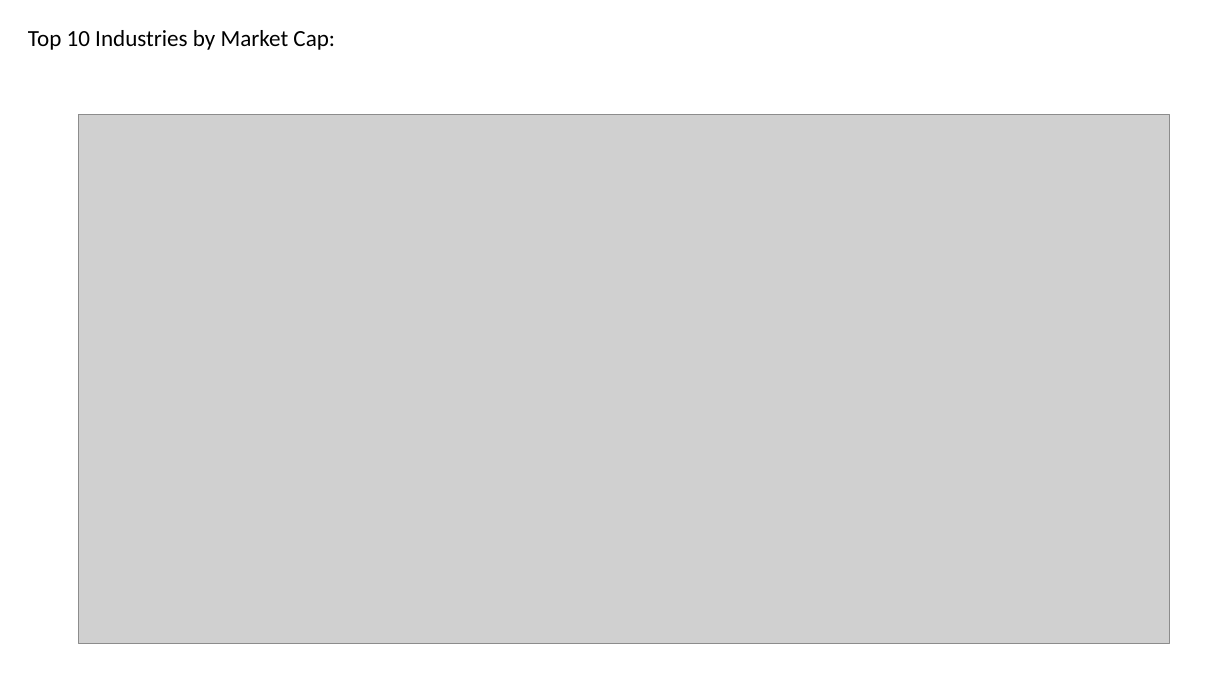
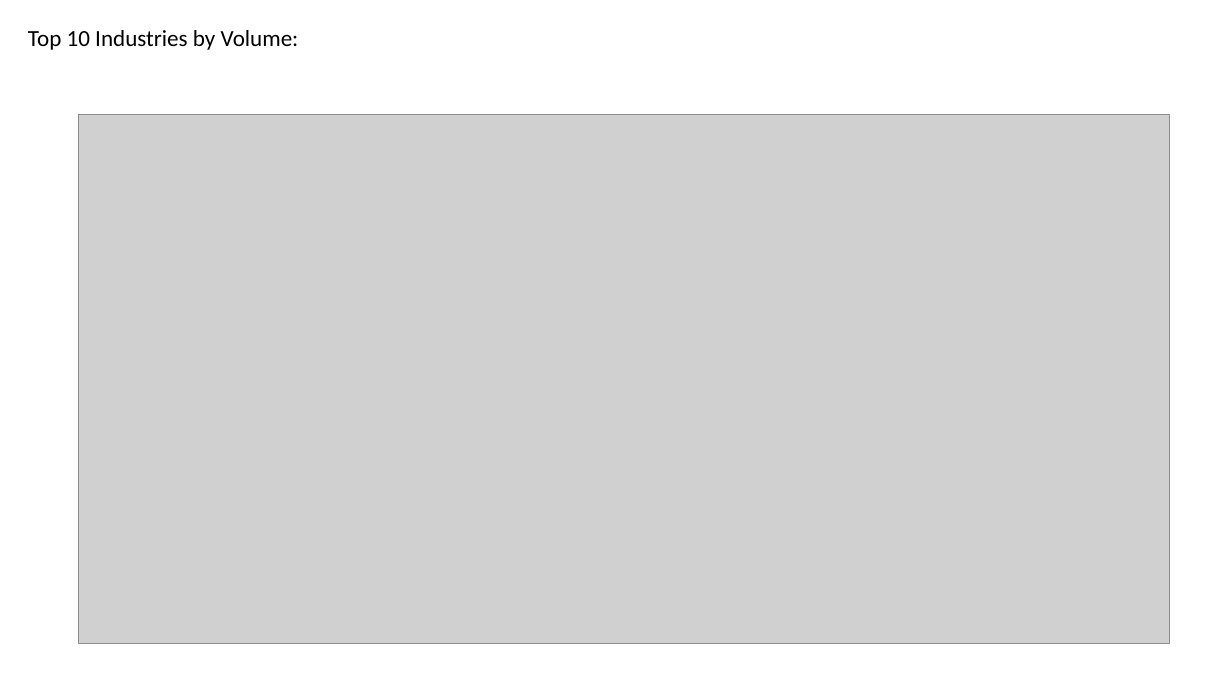
Before and after one commit to Patli1998/Bootcamp-Project1, a slide deck: slide 6 of Presentation.pptx. Drawn at 1232x693 pixels with LibreOffice and Linux fonts; fonts in the diff are those of the drawing; grey boxes stand for pictures. Boxes give left, top, right and bottom in pixels: in the first picture for what was removed or moved away, otherwise in the second. Text is boxed around its words. In the diff, an @@ line names an element or a change of style, - is before the commit and + after.

```diff
--- a/Presentation.pptx
+++ b/Presentation.pptx
@@ text at [28, 30, 299, 50]: text changed @@
-Top 10 Industries by Market Cap:
+Top 10 Industries by Volume:
```
Also in this commit, not shown: 2 other slides changed, 1 slide added.
